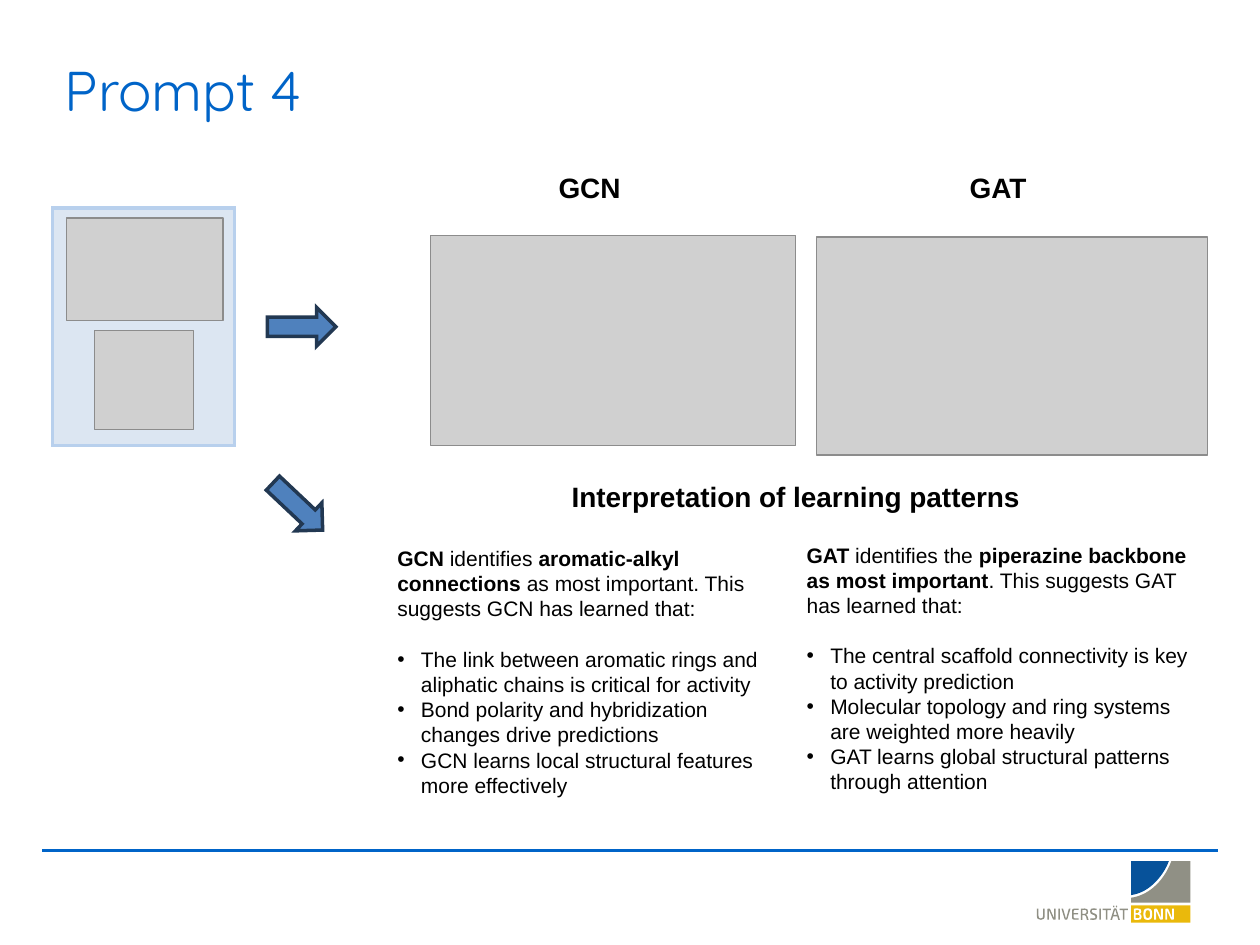
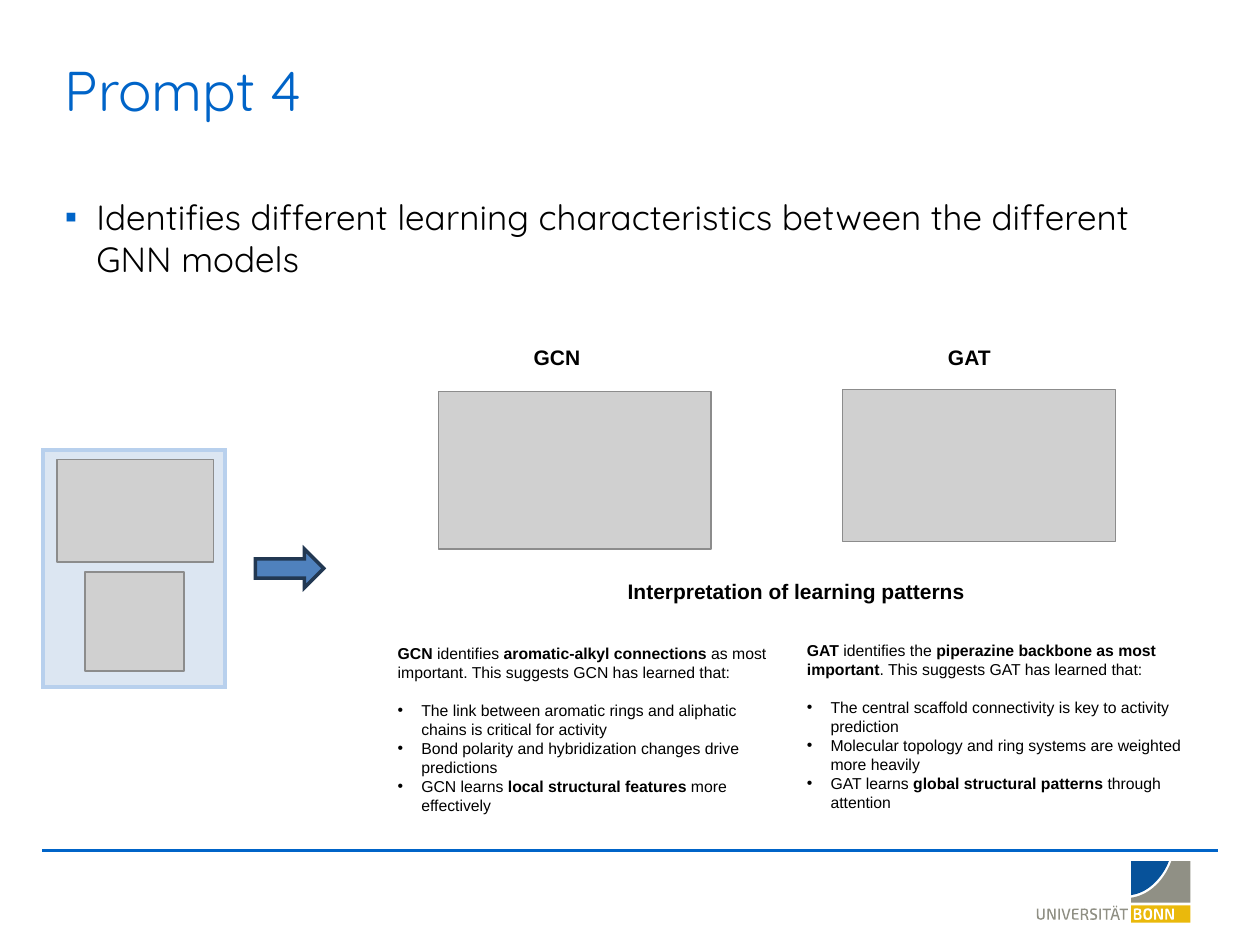
Before and after one commit to LSI-Uni-Bonn/ChemicHAL, a slide deck: slide 20 of slides/AI_Agent_Explainability.pptx (slide 19 before the commit). Drawn at 1260x945 pixels with LibreOffice and Linux fonts; fonts in the diff are those of the drawing; grey boxes stand for pictures; background and template pictures are left out. Boxes give left, top, right and bottom in pixels: in the first picture for what was removed or moved away, otherwise in the second. Text is boxed around its words. In the diff, an @@ line names an element or a change of style, - is before the commit and + after.

Commit message:
Update AI Agent Explainability slides with new workflow figure

```diff
--- a/slides/AI_Agent_Explainability.pptx
+++ b/slides/AI_Agent_Explainability.pptx
@@ text added at (96, 204, 1129, 273), 20 pt, text #000000 @@
+▪ Identifies different learning characteristics between the different GNN models
@@ text "GCN": place and size @@
-text "GCN" at (559, 178, 621, 199)
+text "GCN" at (534, 350, 581, 366)
@@ text "GAT": place and size @@
-text "GAT" at (970, 178, 1027, 199)
+text "GAT" at (948, 350, 991, 366)
@@ picture: place and size @@
-picture at (816, 237, 1207, 455)
+picture at (843, 389, 1116, 542)
@@ picture: place and size @@
-picture at (431, 236, 796, 446)
+picture at (438, 392, 712, 549)
@@ right arrow removed at (259, 470, 336, 545) @@
@@ 2 pictures, 1 rectangle, 1 right arrow: place and size @@
-2 pictures, 1 rectangle, 1 right arrow at (53, 208, 335, 445)
+2 pictures, 1 rectangle, 1 right arrow at (43, 450, 324, 687)
@@ size 16 to 12 pt in 3 elements at (948, 350, 991, 366), (534, 350, 581, 366), (628, 583, 964, 603) @@
@@ text "Interpretation of learning patterns": place and size @@
-text "Interpretation of learning patterns" at (572, 486, 1019, 512)
+text "Interpretation of learning patterns" at (628, 583, 964, 603)
@@ text "GCN identifies aromatic-alkyl connections as ...": place and size @@
-text "GCN identifies aromatic-alkyl connections as ..." at (397, 550, 758, 797)
+text "GCN identifies aromatic-alkyl connections as ..." at (398, 647, 766, 815)
@@ text "GCN identifies aromatic-alkyl connections as ..." at (398, 647, 766, 815): size 12 to 9 pt; bold on in "local structural features" @@
@@ text "GAT identifies the piperazine backbone ...": place and size @@
-text "GAT identifies the piperazine backbone ..." at (807, 547, 1188, 794)
+text "GAT identifies the piperazine backbone ..." at (807, 644, 1181, 808)
@@ text "GAT identifies the piperazine backbone ..." at (807, 644, 1181, 808): size 12 to 9 pt; bold on in "global structural patterns" @@
```
Also in this commit, not shown: 10 other slides changed, 6 slides added, 1 other file.
